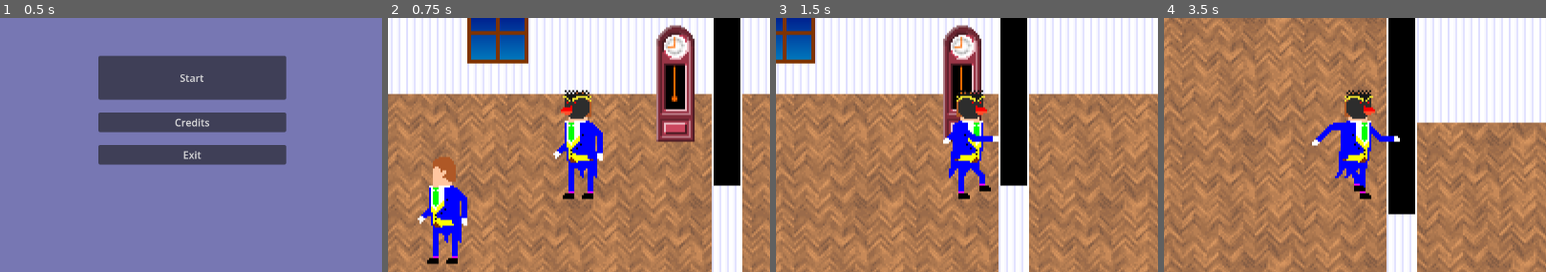
Above: before the commit, frames 1-4 (left to right).
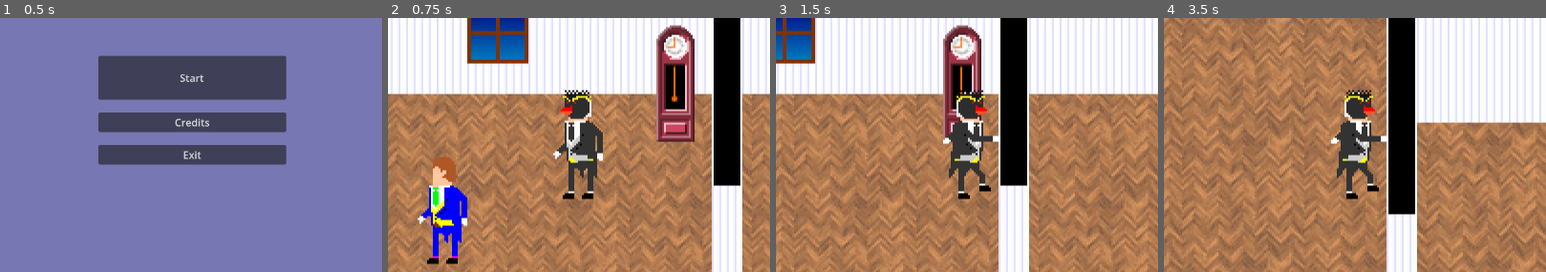
Above: after the commit, the same moments.

Repository: gartenschlaefer/mmmmm
Game: Godot game, scene res://scenes/mmmmm.tscn
Same seed, same stepped clock (60 frames per second), same inputs: the game is played once before the commit and once after it.
Inputs:
- Up to frame 1 (0.5 s): no input
- Up to frame 2 (0.75 s): click "Start" at 0.5 s
- Up to frame 3 (1.5 s): tap Enter at 1.25 s; hold D (right) from 1.28 s (still down); tap X (interact) at 1.35 s
- Up to frame 4 (3.5 s): release D (right) at 2.03 s; hold S (down) 2.03-2.78 s; tap K (next_page) at 2.1 s; hold D (right) from 2.78 s (still down); tap J (prev_page) at 2.85 s
The pictures show only the part of the screen within x 25-75%, y 14-64%; the shares and areas given below are measured in that part.

Frame 1 is identical in both runs. In frame 2, 1.9% of the frame differs, in the area x 44-57%, y 28-70%; in frame 3, 1.8%; in frame 4, 2.8%, in the area x 38-62%, y 28-72%.

Commit message:
character unique palette swaps

Diff:
--- a/prefabs/lady_frames.tres
+++ b/prefabs/character_frames/bunny_frames.tres
@@ -1,6 +1,6 @@
 [gd_resource type="SpriteFrames" format=3 uid="uid://cl8mv3d5v28ch"]
 
-[ext_resource type="Texture2D" uid="uid://di2t8fy1fp0q4" path="res://art/character/lady_anim.png" id="1_17gnb"]
+[ext_resource type="Texture2D" uid="uid://di2t8fy1fp0q4" path="res://art/character/palettes/bunny_palette.png" id="1_17gnb"]
 
 [sub_resource type="AtlasTexture" id="AtlasTexture_mmosl"]
 atlas = ExtResource("1_17gnb")
--- /dev/null
+++ b/prefabs/character_frames/cat_frames.tres
@@ -0,0 +1,64 @@
+[gd_resource type="SpriteFrames" format=3 ]
+
+[ext_resource type="Texture2D"  path="res://art/character/palettes/cat_palette.png" id="1_cs1c4"]
+
+[sub_resource type="AtlasTexture" id="AtlasTexture_mmosl"]
+atlas = ExtResource("1_cs1c4")
+region = Rect2(0, 64, 64, 64)
+
+[sub_resource type="AtlasTexture" id="AtlasTexture_gj6p5"]
+atlas = ExtResource("1_cs1c4")
+region = Rect2(64, 64, 64, 64)
+
+[sub_resource type="AtlasTexture" id="AtlasTexture_bqs1s"]
+atlas = ExtResource("1_cs1c4")
+region = Rect2(128, 64, 64, 64)
+
+[sub_resource type="AtlasTexture" id="AtlasTexture_je5dg"]
+atlas = ExtResource("1_cs1c4")
+region = Rect2(0, 0, 64, 64)
+
+[sub_resource type="AtlasTexture" id="AtlasTexture_lvmvr"]
+atlas = ExtResource("1_cs1c4")
+region = Rect2(64, 0, 64, 64)
+
+[sub_resource type="AtlasTexture" id="AtlasTexture_iu6j8"]
+atlas = ExtResource("1_cs1c4")
+region = Rect2(128, 0, 64, 64)
+
+[resource]
+animations = [{
+"frames": [{
+"duration": 2.0,
+"texture": SubResource("AtlasTexture_mmosl")
+}, {
+"duration": 1.0,
+"texture": SubResource("AtlasTexture_gj6p5")
+}, {
+"duration": 2.0,
+"texture": SubResource("AtlasTexture_bqs1s")
+}, {
+"duration": 1.0,
+"texture": SubResource("AtlasTexture_gj6p5")
+}],
+"loop": true,
+"name": &"idle",
+"speed": 3.0
+}, {
+"frames": [{
+"duration": 1.0,
+"texture": SubResource("AtlasTexture_je5dg")
+}, {
+"duration": 1.0,
+"texture": SubResource("AtlasTexture_lvmvr")
+}, {
+"duration": 1.0,
+"texture": SubResource("AtlasTexture_iu6j8")
+}, {
+"duration": 1.0,
+"texture": SubResource("AtlasTexture_lvmvr")
+}],
+"loop": true,
+"name": &"walk",
+"speed": 5.0
+}]
--- a/prefabs/gentle_frames.tres
+++ b/prefabs/character_frames/chameleon_frames.tres
@@ -1,37 +1,37 @@
-[gd_resource type="SpriteFrames" format=3 uid="uid://2vq20xxbf4mb"]
+[gd_resource type="SpriteFrames" format=3 ]
 
-[ext_resource type="Texture2D" uid="uid://cpxmer3ma2pkm" path="res://art/character/gentleman_anim.png" id="1_poaip"]
+[ext_resource type="Texture2D"  path="res://art/character/palettes/chamaleon_palette.png" id="1_a1ot8"]
 
 [sub_resource type="AtlasTexture" id="AtlasTexture_poaip"]
-atlas = ExtResource("1_poaip")
+atlas = ExtResource("1_a1ot8")
 region = Rect2(192, 64, 64, 64)
 
 [sub_resource type="AtlasTexture" id="AtlasTexture_rrdf5"]
-atlas = ExtResource("1_poaip")
+atlas = ExtResource("1_a1ot8")
 region = Rect2(0, 64, 64, 64)
 
 [sub_resource type="AtlasTexture" id="AtlasTexture_8md4i"]
-atlas = ExtResource("1_poaip")
+atlas = ExtResource("1_a1ot8")
 region = Rect2(64, 64, 64, 64)
 
 [sub_resource type="AtlasTexture" id="AtlasTexture_melj1"]
-atlas = ExtResource("1_poaip")
+atlas = ExtResource("1_a1ot8")
 region = Rect2(128, 64, 64, 64)
 
 [sub_resource type="AtlasTexture" id="AtlasTexture_d81c1"]
-atlas = ExtResource("1_poaip")
+atlas = ExtResource("1_a1ot8")
 region = Rect2(0, 0, 64, 64)
 
 [sub_resource type="AtlasTexture" id="AtlasTexture_sktso"]
-atlas = ExtResource("1_poaip")
+atlas = ExtResource("1_a1ot8")
 region = Rect2(64, 0, 64, 64)
 
 [sub_resource type="AtlasTexture" id="AtlasTexture_a0on1"]
-atlas = ExtResource("1_poaip")
+atlas = ExtResource("1_a1ot8")
 region = Rect2(128, 0, 64, 64)
 
 [sub_resource type="AtlasTexture" id="AtlasTexture_xv2nt"]
-atlas = ExtResource("1_poaip")
+atlas = ExtResource("1_a1ot8")
 region = Rect2(192, 0, 64, 64)
 
 [resource]
@@ -76,5 +76,5 @@
 }],
 "loop": true,
 "name": &"walk",
-"speed": 5.0
+"speed": 8.0
 }]
--- /dev/null
+++ b/prefabs/character_frames/fox_frames.tres
@@ -0,0 +1,80 @@
+[gd_resource type="SpriteFrames" format=3 ]
+
+[ext_resource type="Texture2D"  path="res://art/character/palettes/fox_palette.png" id="1_6jq0x"]
+
+[sub_resource type="AtlasTexture" id="AtlasTexture_poaip"]
+atlas = ExtResource("1_6jq0x")
+region = Rect2(192, 64, 64, 64)
+
+[sub_resource type="AtlasTexture" id="AtlasTexture_rrdf5"]
+atlas = ExtResource("1_6jq0x")
+region = Rect2(0, 64, 64, 64)
+
+[sub_resource type="AtlasTexture" id="AtlasTexture_8md4i"]
+atlas = ExtResource("1_6jq0x")
+region = Rect2(64, 64, 64, 64)
+
+[sub_resource type="AtlasTexture" id="AtlasTexture_melj1"]
+atlas = ExtResource("1_6jq0x")
+region = Rect2(128, 64, 64, 64)
+
+[sub_resource type="AtlasTexture" id="AtlasTexture_d81c1"]
+atlas = ExtResource("1_6jq0x")
+region = Rect2(0, 0, 64, 64)
+
+[sub_resource type="AtlasTexture" id="AtlasTexture_sktso"]
+atlas = ExtResource("1_6jq0x")
+region = Rect2(64, 0, 64, 64)
+
+[sub_resource type="AtlasTexture" id="AtlasTexture_a0on1"]
+atlas = ExtResource("1_6jq0x")
+region = Rect2(128, 0, 64, 64)
+
+[sub_resource type="AtlasTexture" id="AtlasTexture_xv2nt"]
+atlas = ExtResource("1_6jq0x")
+region = Rect2(192, 0, 64, 64)
+
+[resource]
+animations = [{
+"frames": [{
+"duration": 1.0,
+"texture": SubResource("AtlasTexture_poaip")
+}],
+"loop": true,
+"name": &"dead_mouse",
+"speed": 5.0
+}, {
+"frames": [{
+"duration": 2.0,
+"texture": SubResource("AtlasTexture_rrdf5")
+}, {
+"duration": 1.0,
+"texture": SubResource("AtlasTexture_8md4i")
+}, {
+"duration": 2.0,
+"texture": SubResource("AtlasTexture_melj1")
+}, {
+"duration": 1.0,
+"texture": SubResource("AtlasTexture_8md4i")
+}],
+"loop": true,
+"name": &"idle",
+"speed": 3.0
+}, {
+"frames": [{
+"duration": 1.0,
+"texture": SubResource("AtlasTexture_d81c1")
+}, {
+"duration": 1.0,
+"texture": SubResource("AtlasTexture_sktso")
+}, {
+"duration": 1.0,
+"texture": SubResource("AtlasTexture_a0on1")
+}, {
+"duration": 1.0,
+"texture": SubResource("AtlasTexture_xv2nt")
+}],
+"loop": true,
+"name": &"walk",
+"speed": 8.0
+}]
--- /dev/null
+++ b/prefabs/character_frames/mole_frames.tres
@@ -0,0 +1,80 @@
+[gd_resource type="SpriteFrames" format=3 uid="uid://dprw7msp1rsjl"]
+
+[ext_resource type="Texture2D" uid="uid://c50kafu3cihx1" path="res://art/character/palettes/mole_palette.png" id="1_ffwk6"]
+
+[sub_resource type="AtlasTexture" id="AtlasTexture_poaip"]
+atlas = ExtResource("1_ffwk6")
+region = Rect2(192, 64, 64, 64)
+
+[sub_resource type="AtlasTexture" id="AtlasTexture_rrdf5"]
+atlas = ExtResource("1_ffwk6")
+region = Rect2(0, 64, 64, 64)
+
+[sub_resource type="AtlasTexture" id="AtlasTexture_8md4i"]
+atlas = ExtResource("1_ffwk6")
+region = Rect2(64, 64, 64, 64)
+
+[sub_resource type="AtlasTexture" id="AtlasTexture_melj1"]
+atlas = ExtResource("1_ffwk6")
+region = Rect2(128, 64, 64, 64)
+
+[sub_resource type="AtlasTexture" id="AtlasTexture_d81c1"]
+atlas = ExtResource("1_ffwk6")
+region = Rect2(0, 0, 64, 64)
+
+[sub_resource type="AtlasTexture" id="AtlasTexture_sktso"]
+atlas = ExtResource("1_ffwk6")
+region = Rect2(64, 0, 64, 64)
+
+[sub_resource type="AtlasTexture" id="AtlasTexture_a0on1"]
+atlas = ExtResource("1_ffwk6")
+region = Rect2(128, 0, 64, 64)
+
+[sub_resource type="AtlasTexture" id="AtlasTexture_xv2nt"]
+atlas = ExtResource("1_ffwk6")
+region = Rect2(192, 0, 64, 64)
+
+[resource]
+animations = [{
+"frames": [{
+"duration": 1.0,
+"texture": SubResource("AtlasTexture_poaip")
+}],
+"loop": true,
+"name": &"dead_mouse",
+"speed": 5.0
+}, {
+"frames": [{
+"duration": 2.0,
+"texture": SubResource("AtlasTexture_rrdf5")
+}, {
+"duration": 1.0,
+"texture": SubResource("AtlasTexture_8md4i")
+}, {
+"duration": 2.0,
+"texture": SubResource("AtlasTexture_melj1")
+}, {
+"duration": 1.0,
+"texture": SubResource("AtlasTexture_8md4i")
+}],
+"loop": true,
+"name": &"idle",
+"speed": 3.0
+}, {
+"frames": [{
+"duration": 1.0,
+"texture": SubResource("AtlasTexture_d81c1")
+}, {
+"duration": 1.0,
+"texture": SubResource("AtlasTexture_sktso")
+}, {
+"duration": 1.0,
+"texture": SubResource("AtlasTexture_a0on1")
+}, {
+"duration": 1.0,
+"texture": SubResource("AtlasTexture_xv2nt")
+}],
+"loop": true,
+"name": &"walk",
+"speed": 8.0
+}]
--- /dev/null
+++ b/prefabs/character_frames/mouse_frames.tres
@@ -0,0 +1,80 @@
+[gd_resource type="SpriteFrames" format=3 uid="uid://b5ckoe3xr0ec6"]
+
+[ext_resource type="Texture2D" uid="uid://cnka47jdq3w7w" path="res://art/character/palettes/mouse_palette.png" id="1_yb3so"]
+
+[sub_resource type="AtlasTexture" id="AtlasTexture_poaip"]
+atlas = ExtResource("1_yb3so")
+region = Rect2(192, 64, 64, 64)
+
+[sub_resource type="AtlasTexture" id="AtlasTexture_rrdf5"]
+atlas = ExtResource("1_yb3so")
+region = Rect2(0, 64, 64, 64)
+
+[sub_resource type="AtlasTexture" id="AtlasTexture_8md4i"]
+atlas = ExtResource("1_yb3so")
+region = Rect2(64, 64, 64, 64)
+
+[sub_resource type="AtlasTexture" id="AtlasTexture_melj1"]
+atlas = ExtResource("1_yb3so")
+region = Rect2(128, 64, 64, 64)
+
+[sub_resource type="AtlasTexture" id="AtlasTexture_d81c1"]
+atlas = ExtResource("1_yb3so")
+region = Rect2(0, 0, 64, 64)
+
+[sub_resource type="AtlasTexture" id="AtlasTexture_sktso"]
+atlas = ExtResource("1_yb3so")
+region = Rect2(64, 0, 64, 64)
+
+[sub_resource type="AtlasTexture" id="AtlasTexture_a0on1"]
+atlas = ExtResource("1_yb3so")
+region = Rect2(128, 0, 64, 64)
+
+[sub_resource type="AtlasTexture" id="AtlasTexture_xv2nt"]
+atlas = ExtResource("1_yb3so")
+region = Rect2(192, 0, 64, 64)
+
+[resource]
+animations = [{
+"frames": [{
+"duration": 1.0,
+"texture": SubResource("AtlasTexture_poaip")
+}],
+"loop": true,
+"name": &"dead_mouse",
+"speed": 5.0
+}, {
+"frames": [{
+"duration": 2.0,
+"texture": SubResource("AtlasTexture_rrdf5")
+}, {
+"duration": 1.0,
+"texture": SubResource("AtlasTexture_8md4i")
+}, {
+"duration": 2.0,
+"texture": SubResource("AtlasTexture_melj1")
+}, {
+"duration": 1.0,
+"texture": SubResource("AtlasTexture_8md4i")
+}],
+"loop": true,
+"name": &"idle",
+"speed": 3.0
+}, {
+"frames": [{
+"duration": 1.0,
+"texture": SubResource("AtlasTexture_d81c1")
+}, {
+"duration": 1.0,
+"texture": SubResource("AtlasTexture_sktso")
+}, {
+"duration": 1.0,
+"texture": SubResource("AtlasTexture_a0on1")
+}, {
+"duration": 1.0,
+"texture": SubResource("AtlasTexture_xv2nt")
+}],
+"loop": true,
+"name": &"walk",
+"speed": 8.0
+}]
--- /dev/null
+++ b/prefabs/character_frames/owl_frames.tres
@@ -0,0 +1,64 @@
+[gd_resource type="SpriteFrames" format=3 uid="uid://dxr24xs7muu3h"]
+
+[ext_resource type="Texture2D" uid="uid://bjlwtcf3x72lm" path="res://art/character/palettes/owl_palette.png" id="1_ll1n0"]
+
+[sub_resource type="AtlasTexture" id="AtlasTexture_mmosl"]
+atlas = ExtResource("1_ll1n0")
+region = Rect2(0, 64, 64, 64)
+
+[sub_resource type="AtlasTexture" id="AtlasTexture_gj6p5"]
+atlas = ExtResource("1_ll1n0")
+region = Rect2(64, 64, 64, 64)
+
+[sub_resource type="AtlasTexture" id="AtlasTexture_bqs1s"]
+atlas = ExtResource("1_ll1n0")
+region = Rect2(128, 64, 64, 64)
+
+[sub_resource type="AtlasTexture" id="AtlasTexture_je5dg"]
+atlas = ExtResource("1_ll1n0")
+region = Rect2(0, 0, 64, 64)
+
+[sub_resource type="AtlasTexture" id="AtlasTexture_lvmvr"]
+atlas = ExtResource("1_ll1n0")
+region = Rect2(64, 0, 64, 64)
+
+[sub_resource type="AtlasTexture" id="AtlasTexture_iu6j8"]
+atlas = ExtResource("1_ll1n0")
+region = Rect2(128, 0, 64, 64)
+
+[resource]
+animations = [{
+"frames": [{
+"duration": 2.0,
+"texture": SubResource("AtlasTexture_mmosl")
+}, {
+"duration": 1.0,
+"texture": SubResource("AtlasTexture_gj6p5")
+}, {
+"duration": 2.0,
+"texture": SubResource("AtlasTexture_bqs1s")
+}, {
+"duration": 1.0,
+"texture": SubResource("AtlasTexture_gj6p5")
+}],
+"loop": true,
+"name": &"idle",
+"speed": 3.0
+}, {
+"frames": [{
+"duration": 1.0,
+"texture": SubResource("AtlasTexture_je5dg")
+}, {
+"duration": 1.0,
+"texture": SubResource("AtlasTexture_lvmvr")
+}, {
+"duration": 1.0,
+"texture": SubResource("AtlasTexture_iu6j8")
+}, {
+"duration": 1.0,
+"texture": SubResource("AtlasTexture_lvmvr")
+}],
+"loop": true,
+"name": &"walk",
+"speed": 5.0
+}]
--- /dev/null
+++ b/prefabs/character_frames/peacock_shrimp_frames.tres
@@ -0,0 +1,80 @@
+[gd_resource type="SpriteFrames" format=3 uid="uid://2vq20xxbf4mb"]
+
+[ext_resource type="Texture2D" uid="uid://cpxmer3ma2pkm" path="res://art/character/palettes/peacock_shrimp_palette.png" id="1_poaip"]
+
+[sub_resource type="AtlasTexture" id="AtlasTexture_poaip"]
+atlas = ExtResource("1_poaip")
+region = Rect2(192, 64, 64, 64)
+
+[sub_resource type="AtlasTexture" id="AtlasTexture_rrdf5"]
+atlas = ExtResource("1_poaip")
+region = Rect2(0, 64, 64, 64)
+
+[sub_resource type="AtlasTexture" id="AtlasTexture_8md4i"]
+atlas = ExtResource("1_poaip")
+region = Rect2(64, 64, 64, 64)
+
+[sub_resource type="AtlasTexture" id="AtlasTexture_melj1"]
+atlas = ExtResource("1_poaip")
+region = Rect2(128, 64, 64, 64)
+
+[sub_resource type="AtlasTexture" id="AtlasTexture_d81c1"]
+atlas = ExtResource("1_poaip")
+region = Rect2(0, 0, 64, 64)
+
+[sub_resource type="AtlasTexture" id="AtlasTexture_sktso"]
+atlas = ExtResource("1_poaip")
+region = Rect2(64, 0, 64, 64)
+
+[sub_resource type="AtlasTexture" id="AtlasTexture_a0on1"]
+atlas = ExtResource("1_poaip")
+region = Rect2(128, 0, 64, 64)
+
+[sub_resource type="AtlasTexture" id="AtlasTexture_xv2nt"]
+atlas = ExtResource("1_poaip")
+region = Rect2(192, 0, 64, 64)
+
+[resource]
+animations = [{
+"frames": [{
+"duration": 1.0,
+"texture": SubResource("AtlasTexture_poaip")
+}],
+"loop": true,
+"name": &"dead_mouse",
+"speed": 5.0
+}, {
+"frames": [{
+"duration": 2.0,
+"texture": SubResource("AtlasTexture_rrdf5")
+}, {
+"duration": 1.0,
+"texture": SubResource("AtlasTexture_8md4i")
+}, {
+"duration": 2.0,
+"texture": SubResource("AtlasTexture_melj1")
+}, {
+"duration": 1.0,
+"texture": SubResource("AtlasTexture_8md4i")
+}],
+"loop": true,
+"name": &"idle",
+"speed": 3.0
+}, {
+"frames": [{
+"duration": 1.0,
+"texture": SubResource("AtlasTexture_d81c1")
+}, {
+"duration": 1.0,
+"texture": SubResource("AtlasTexture_sktso")
+}, {
+"duration": 1.0,
+"texture": SubResource("AtlasTexture_a0on1")
+}, {
+"duration": 1.0,
+"texture": SubResource("AtlasTexture_xv2nt")
+}],
+"loop": true,
+"name": &"walk",
+"speed": 8.0
+}]
--- /dev/null
+++ b/prefabs/character_frames/penguin_frames.tres
@@ -0,0 +1,80 @@
+[gd_resource type="SpriteFrames" format=3 uid="uid://ctcxdyjpc8dxu"]
+
+[ext_resource type="Texture2D" uid="uid://hl1g5382nxoa" path="res://art/character/palettes/penguin_palette.png" id="1_poaip"]
+
+[sub_resource type="AtlasTexture" id="AtlasTexture_poaip"]
+atlas = ExtResource("1_poaip")
+region = Rect2(192, 64, 64, 64)
+
+[sub_resource type="AtlasTexture" id="AtlasTexture_rrdf5"]
+atlas = ExtResource("1_poaip")
+region = Rect2(0, 64, 64, 64)
+
+[sub_resource type="AtlasTexture" id="AtlasTexture_8md4i"]
+atlas = ExtResource("1_poaip")
+region = Rect2(64, 64, 64, 64)
+
+[sub_resource type="AtlasTexture" id="AtlasTexture_melj1"]
+atlas = ExtResource("1_poaip")
+region = Rect2(128, 64, 64, 64)
+
+[sub_resource type="AtlasTexture" id="AtlasTexture_d81c1"]
+atlas = ExtResource("1_poaip")
+region = Rect2(0, 0, 64, 64)
+
+[sub_resource type="AtlasTexture" id="AtlasTexture_sktso"]
+atlas = ExtResource("1_poaip")
+region = Rect2(64, 0, 64, 64)
+
+[sub_resource type="AtlasTexture" id="AtlasTexture_a0on1"]
+atlas = ExtResource("1_poaip")
+region = Rect2(128, 0, 64, 64)
+
+[sub_resource type="AtlasTexture" id="AtlasTexture_xv2nt"]
+atlas = ExtResource("1_poaip")
+region = Rect2(192, 0, 64, 64)
+
+[resource]
+animations = [{
+"frames": [{
+"duration": 1.0,
+"texture": SubResource("AtlasTexture_poaip")
+}],
+"loop": true,
+"name": &"dead_mouse",
+"speed": 5.0
+}, {
+"frames": [{
+"duration": 2.0,
+"texture": SubResource("AtlasTexture_rrdf5")
+}, {
+"duration": 1.0,
+"texture": SubResource("AtlasTexture_8md4i")
+}, {
+"duration": 2.0,
+"texture": SubResource("AtlasTexture_melj1")
+}, {
+"duration": 1.0,
+"texture": SubResource("AtlasTexture_8md4i")
+}],
+"loop": true,
+"name": &"idle",
+"speed": 3.0
+}, {
+"frames": [{
+"duration": 1.0,
+"texture": SubResource("AtlasTexture_d81c1")
+}, {
+"duration": 1.0,
+"texture": SubResource("AtlasTexture_sktso")
+}, {
+"duration": 1.0,
+"texture": SubResource("AtlasTexture_a0on1")
+}, {
+"duration": 1.0,
+"texture": SubResource("AtlasTexture_xv2nt")
+}],
+"loop": true,
+"name": &"walk",
+"speed": 8.0
+}]
--- a/prefabs/dead_mouse.tscn
+++ b/prefabs/dead_mouse.tscn
@@ -1,6 +1,6 @@
 [gd_scene format=3 uid="uid://d1egntrdxqk80"]
 
-[ext_resource type="SpriteFrames" uid="uid://2vq20xxbf4mb" path="res://prefabs/gentle_frames.tres" id="1_7hoyi"]
+[ext_resource type="SpriteFrames" path="res://prefabs/character_frames/mouse_frames.tres" id="1_7hoyi"]
 [ext_resource type="Texture2D" uid="uid://cicow3ecryqj0" path="res://art/character/masks/mouse.png" id="2_u3tkb"]
 
 [sub_resource type="RectangleShape2D" id="RectangleShape2D_i8i5m"]
--- a/prefabs/npc_gentleman.tscn
+++ b/prefabs/npc_gentleman.tscn
@@ -1,6 +1,6 @@
 [gd_scene format=3 uid="uid://b8wj2vua6qjrj"]
 
-[ext_resource type="SpriteFrames" uid="uid://2vq20xxbf4mb" path="res://prefabs/gentle_frames.tres" id="1_noifd"]
+[ext_resource type="SpriteFrames" path="res://prefabs/character_frames/mole_frames.tres" id="1_noifd"]
 [ext_resource type="Texture2D" uid="uid://dx2t1w5kj6ewe" path="res://art/character/masks/mole.png" id="2_e2xwk"]
 
 [sub_resource type="RectangleShape2D" id="RectangleShape2D_db38t"]
@@ -13,7 +13,6 @@
 sprite_frames = ExtResource("1_noifd")
 animation = &"idle"
 autoplay = "idle"
-frame_progress = 0.1220202
 
 [node name="Sprite2D" type="Sprite2D" parent="." unique_id=1585675582]
 position = Vector2(0, -55)
--- a/prefabs/npc_lady.tscn
+++ b/prefabs/npc_lady.tscn
@@ -1,6 +1,6 @@
 [gd_scene format=3 uid="uid://dlgl3qabvhmwf"]
 
-[ext_resource type="SpriteFrames" uid="uid://cl8mv3d5v28ch" path="res://prefabs/lady_frames.tres" id="1_wmvcs"]
+[ext_resource type="SpriteFrames" uid="uid://dxr24xs7muu3h" path="res://prefabs/character_frames/owl_frames.tres" id="1_wmvcs"]
 [ext_resource type="Texture2D" uid="uid://omgqxey4bm6v" path="res://art/character/masks/owl.png" id="2_85512"]
 
 [sub_resource type="RectangleShape2D" id="RectangleShape2D_m0x5s"]
@@ -17,7 +17,6 @@
 sprite_frames = ExtResource("1_wmvcs")
 animation = &"idle"
 autoplay = "idle"
-frame_progress = 0.019455615
 
 [node name="Mask" type="Sprite2D" parent="." unique_id=1044955136]
 position = Vector2(0, -54)
--- a/scenes/DetectiveCharacter.tscn
+++ b/scenes/DetectiveCharacter.tscn
@@ -1,7 +1,7 @@
 [gd_scene format=3 uid="uid://df8xv1nmmg3vu"]
 
 [ext_resource type="Script" uid="uid://2b8pe8le5lrd" path="res://scripts/detective_character.gd" id="1_uv6sp"]
-[ext_resource type="SpriteFrames" uid="uid://2vq20xxbf4mb" path="res://prefabs/gentle_frames.tres" id="2_fah66"]
+[ext_resource type="SpriteFrames" uid="uid://ctcxdyjpc8dxu" path="res://prefabs/character_frames/penguin_frames.tres" id="2_fah66"]
 [ext_resource type="Texture2D" uid="uid://c4gqfpnkur0yk" path="res://art/character/masks/penguin.png" id="3_uv8th"]
 
 [sub_resource type="RectangleShape2D" id="RectangleShape2D_f5eaa"]
@@ -24,7 +24,6 @@
 position = Vector2(0, -32)
 sprite_frames = ExtResource("2_fah66")
 animation = &"walk"
-frame_progress = 0.6657442
 
 [node name="Sprite2D" type="Sprite2D" parent="." unique_id=1760037274]
 position = Vector2(0, -55)
--- /dev/null
+++ b/shader/palette_swap.gdshader
@@ -0,0 +1,14 @@
+shader_type spatial;
+
+void vertex() {
+	// Called for every vertex the material is visible on.
+}
+
+void fragment() {
+	// Called for every pixel the material is visible on.
+}
+
+//void light() {
+//	// Called for every pixel for every light affecting the material.
+//	// Uncomment to replace the default light processing function with this one.
+//}
--- /dev/null
+++ b/shader/palette_swap_and_outline.gdshader
@@ -0,0 +1,43 @@
+shader_type canvas_item;
+
+uniform sampler2D screen_texture : hint_screen_texture;
+uniform sampler2D palette_tex;
+uniform vec4 outline_col : source_color = vec4(0.0, 0.0, 0.0, 1.0);
+uniform int thickness_px = 1;
+uniform bool eight_connected = true;
+
+bool neigh_opaque(vec2 uv, vec2 px) {
+    for (int y = -16; y <= 16; y++) {
+        for (int x = -16; x <= 16; x++) {
+            if (x == 0 && y == 0) { continue; }
+            if (abs(x) > thickness_px || abs(y) > thickness_px) { continue; }
+            if (!eight_connected && (abs(x) + abs(y) != 1)) { continue; }
+            float a = texture(screen_texture, uv + vec2(float(x), float(y)) * px).a;
+            if (a > 0.0) { return true; }
+        }
+    }
+    return false;
+}
+
+void fragment() {
+    vec2 uv = SCREEN_UV;
+    vec2 px = SCREEN_PIXEL_SIZE;
+
+    vec4 src = texture(screen_texture, uv);
+
+    float idx = src.r;
+    float base_a = src.a;
+
+    vec4 pal = texture(palette_tex, vec2(idx, 0.0));
+    vec4 base = vec4(pal.rgb, pal.a * base_a);
+
+    if (base.a > 0.0) {
+        COLOR = base;
+    } else {
+        if (neigh_opaque(uv, px)) {
+            COLOR = outline_col;
+        } else {
+            COLOR = vec4(0.0);
+        }
+    }
+}
Renamed: art/character/lady_anim.png -> art/character/palettes/bunny_palette.png
Not shown, added: art/character/palettes/bunny_palette.png.import
Binary file added: art/character/palettes/cat_palette.png
Not shown, added: art/character/palettes/cat_palette.png.import
Binary file added: art/character/palettes/chamaleon_palette.png
Not shown, added: art/character/palettes/chamaleon_palette.png.import
Binary file added: art/character/palettes/chameleon_lady_palette.png
Not shown, changed: art/character/palettes/chameleon_lady_palette.png.import
Binary file added: art/character/palettes/fox_palette.png
Not shown, changed: art/character/palettes/fox_palette.png.import
Binary file added: art/character/palettes/mole_palette.png
Not shown, added: art/character/palettes/mole_palette.png.import
(and 12 more such lines)
